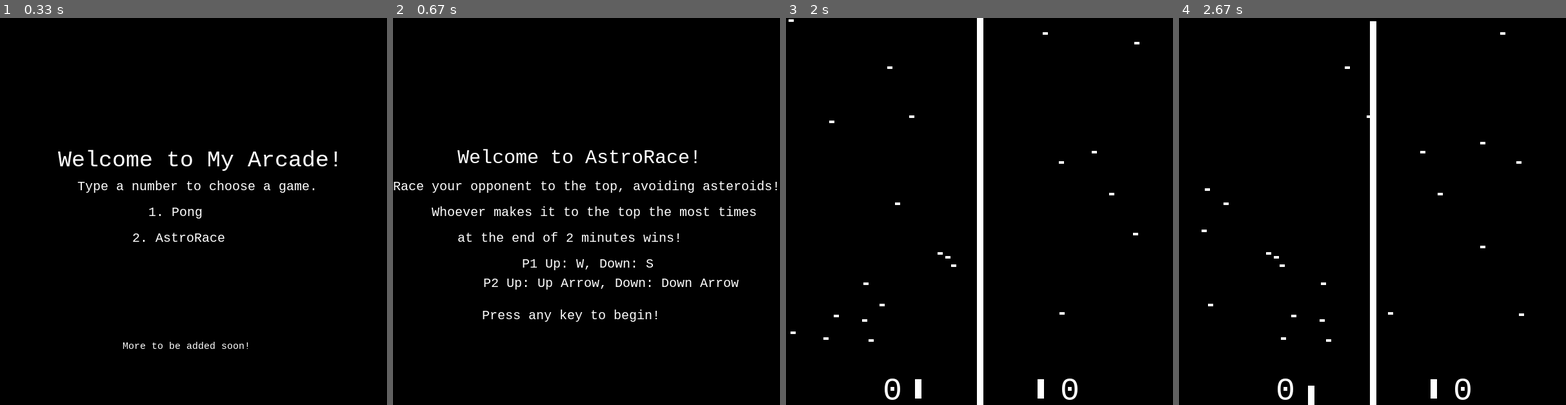
Above: before the commit, frames 1-4 (left to right).
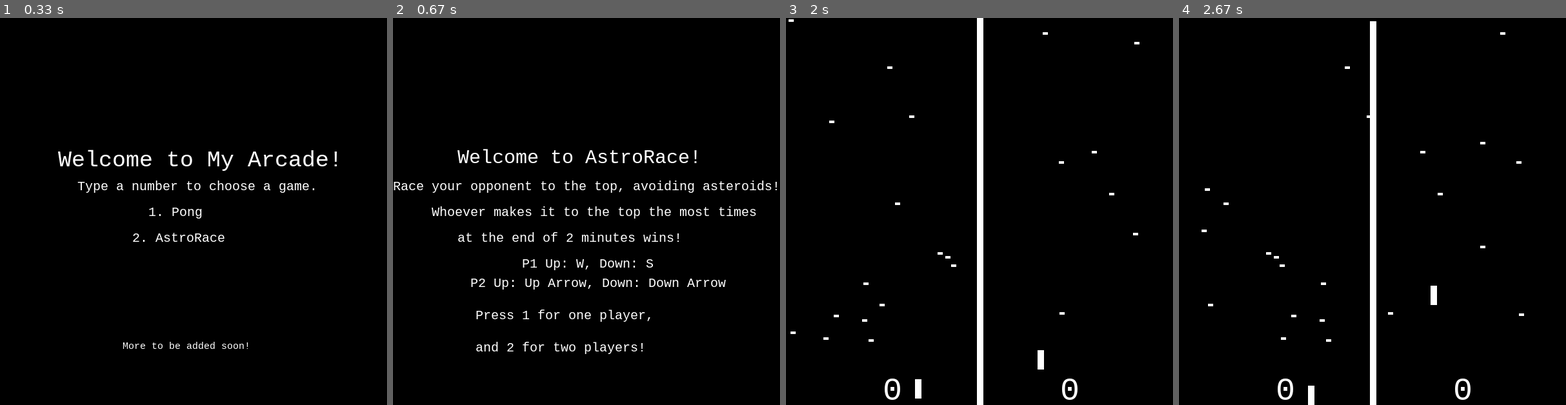
Above: after the commit, the same moments.

Repository: madisongrams/Pygame-Arcade
Game: pygame game, started from Arcade.py
Two runs of this game, one before a commit and one after it. Both use one fixed random seed, a clock stepped at 60 frames per second and the inputs below.
Inputs:
- Up to frame 1 (0.33 s): no input
- Up to frame 2 (0.67 s): tap 2 at 0.33 s
- Up to frame 3 (2 s): tap 1 at 0.67 s
- Up to frame 4 (2.67 s): hold W 2-2.47 s; hold S from 2.5 s (still down)

Frame 1 is identical in both runs. In frame 2, 1.7% of the frame differs, in the area x 20-90%, y 67-87%; in frame 3, 0.2%; in frame 4, 0.2%.

Commit message:
Adding 1-player option for AstroRace

Diff:
--- a/AstroRace.py
+++ b/AstroRace.py
@@ -112,11 +112,14 @@
     instr21 = instrFont.render("at the end of 2 minutes wins!", 1, WHITE)
     instr3 = instrFont.render("P1 Up: W, Down: S", 1, WHITE)
     instr4 = instrFont.render("P2 Up: Up Arrow, Down: Down Arrow", 1, WHITE)
-    instr5 = instrFont.render("Press any key to begin!", 1, WHITE)
+
+    instr5 = instrFont.render("Press 1 for one player,", 1, WHITE)
+    instr6 = instrFont.render("and 2 for two players!", 1, WHITE)
 
     #Game opens up to menu before gameplay begins
     menu = True
     playing = False
+    Two = False
     while menu:
         for event in pygame.event.get():
             if event.type == pygame.QUIT:
@@ -124,8 +127,13 @@
 
             elif event.type == pygame.KEYDOWN:
                 #When any key is pressed, gameplay begins
-                menu = False
-                playing = True
+                if event.key == pygame.K_1:
+                    menu = False
+                    playing = True
+                elif event.key == pygame.K_2:
+                    menu = False
+                    playing = True
+                    Two = True
 
 
         #updating screen
@@ -136,8 +144,9 @@
         win.blit(instr2, (60, 290))
         win.blit(instr21, (100, 330))
         win.blit(instr3, (200, 370))
-        win.blit(instr4, (140, 400))
-        win.blit(instr5, (138, 450))
+        win.blit(instr4, (120, 400))
+        win.blit(instr5, (128, 450))
+        win.blit(instr6, (128, 500))
 
         pygame.display.update()
         clock.tick(FPS)
@@ -190,11 +199,13 @@
 
         elif key[pygame.K_s]:
             P1.moveDown()
-
-        if key[pygame.K_UP]:
+        if Two == True:
+            if key[pygame.K_UP]:
+                P2.moveUp()
+            elif key[pygame.K_DOWN]:
+                P2.moveDown()
+        else:
             P2.moveUp()
-        elif key[pygame.K_DOWN]:
-            P2.moveDown()
 
         #Moving asteroids
         for i in AsteroidList:
